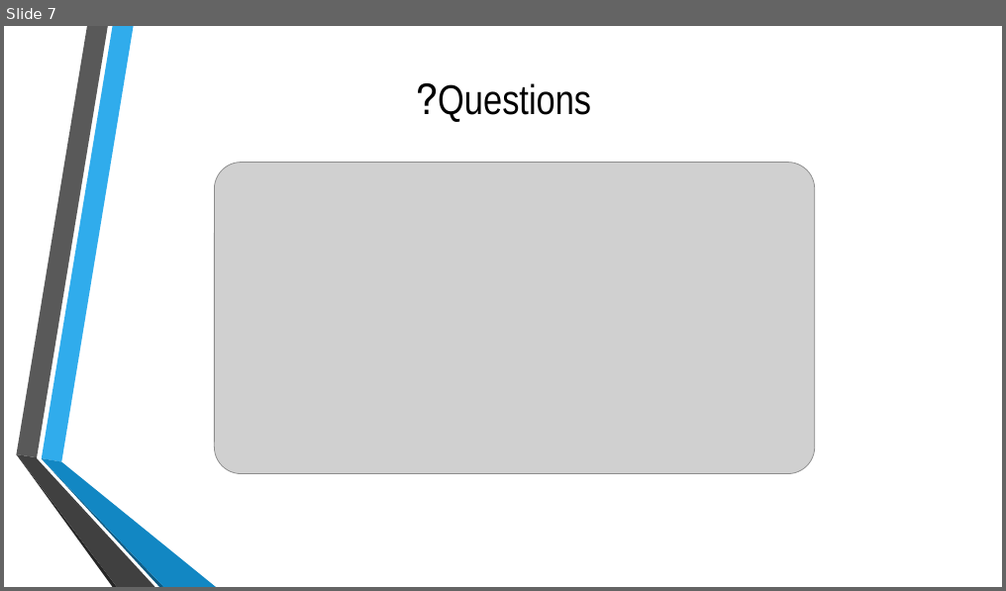
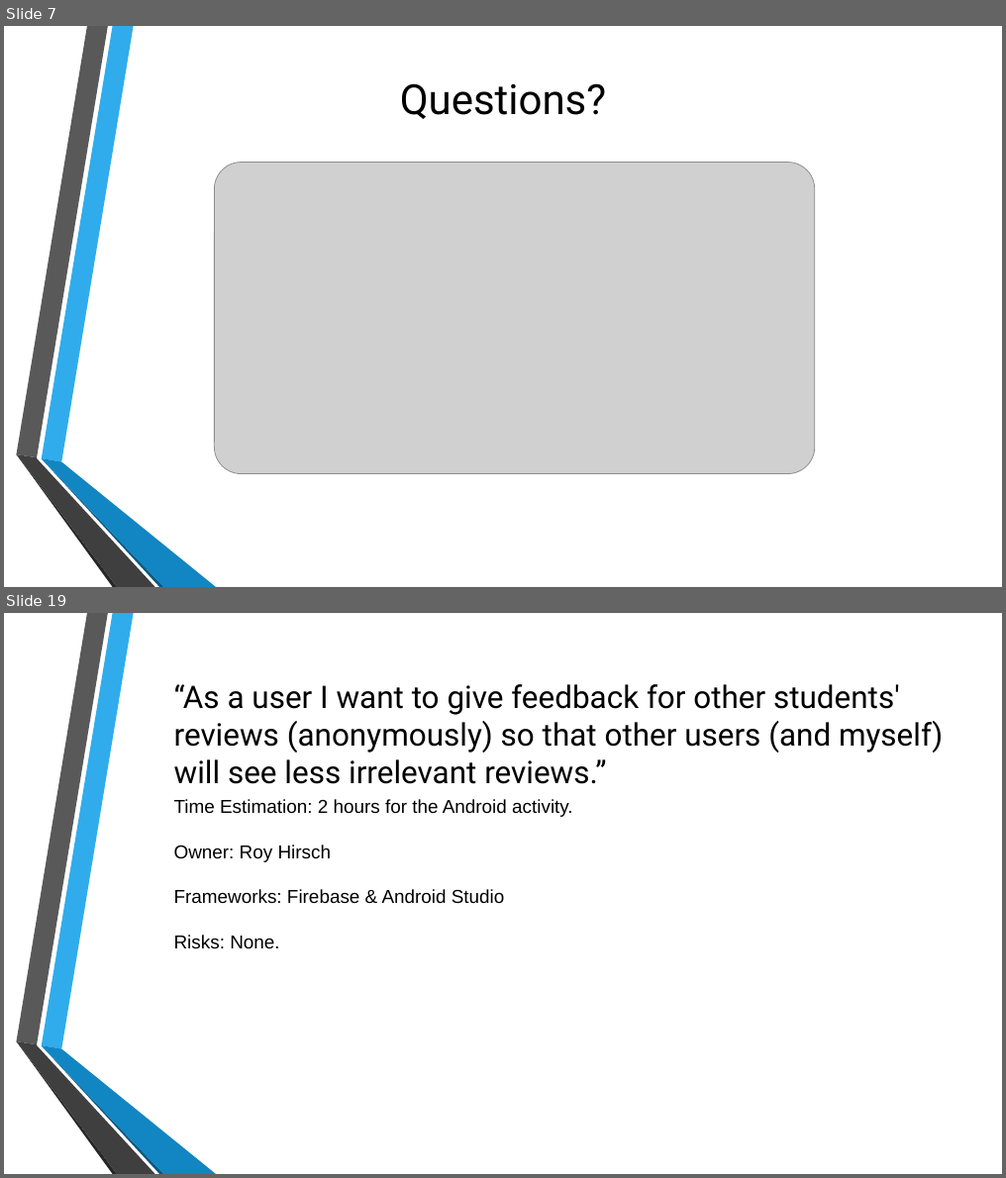
Before and after one commit to royhirsch1/BackPackBuddy, a slide deck: Course freak.pptx. Shown one above the other, each under a label of ours: slide 7 before the commit, slides 7 and 19 after it; the slides between them are not shown. The pictures are 1006x591 and 1006x1178 pixels, drawn with LibreOffice and Linux fonts; fonts in the diff are those of the drawing; grey boxes stand for pictures; background and template pictures are left out. Boxes give left, top, right and bottom in pixels: in the first picture for what was removed or moved away, otherwise in the second. Text is boxed around its words. In the diff, an @@ line names an element or a change of style, - is before the commit and + after.

```diff
--- a/Course freak.pptx
+++ b/Course freak.pptx
@@ slide 19 added at [4, 613, 1002, 1174], background picture (left out); not listed: 6 template elements that a slide beside it also shows @@
@@ text added at [174, 684, 943, 784], 30 pt, text #000000 @@
+“As a user I want to give feedback for other students' reviews (anonymously) so that other users (and myself) will see less irrelevant reviews.”
@@ text added at [174, 799, 573, 949], 18 pt, text #000000 @@
+Time Estimation: 2 hours for the Android activity.
+Owner: Roy Hirsch
+Frameworks: Firebase & Android Studio
+Risks: None.
@@ slide 7 changed as well @@
@@ text "Questions?" at [400, 83, 606, 119]: font Arial Narrow to Roboto @@
```
Also in this commit, not shown: 6 other slides changed, 22 other slides added.
